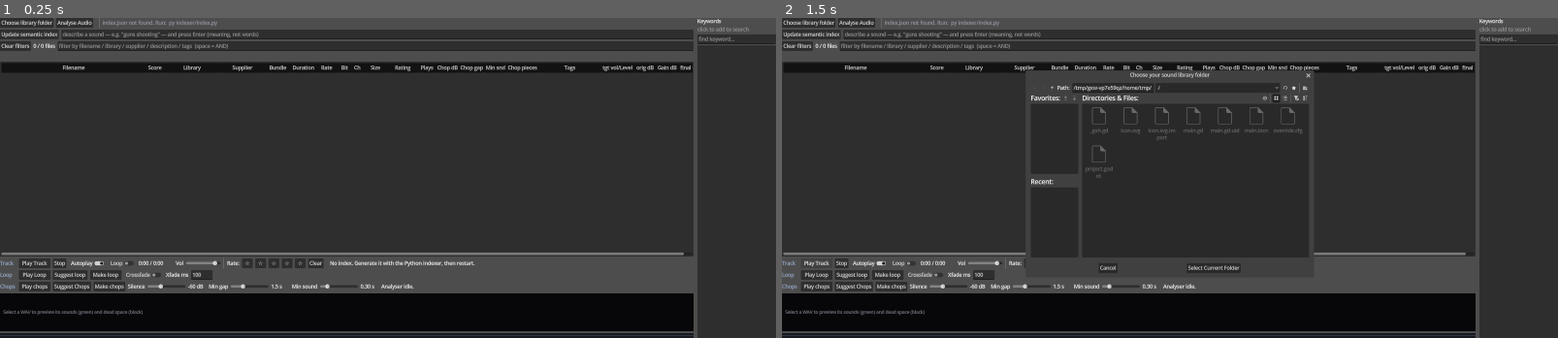
Above: before the commit, frames 1-2 (left to right).
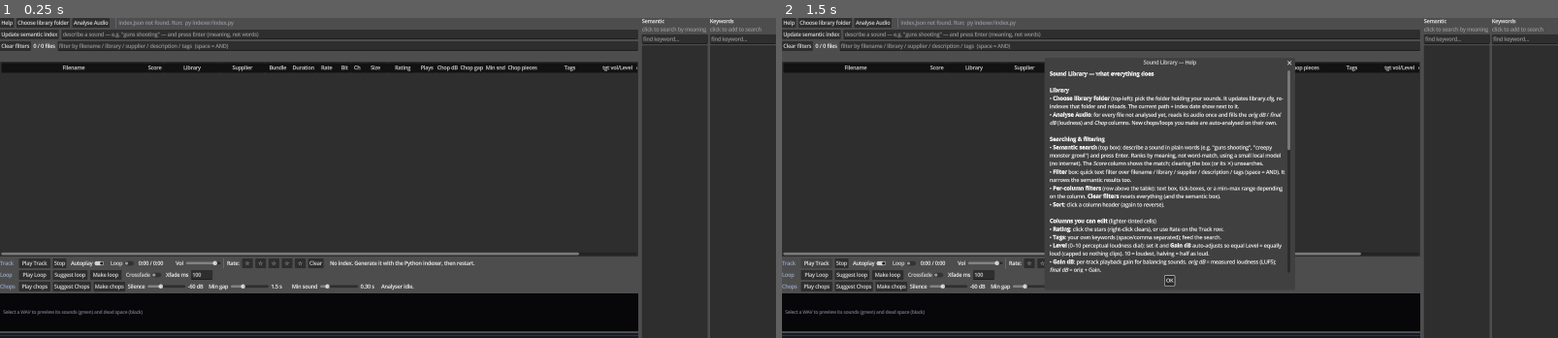
Above: after the commit, the same moments.

Repository: benedictcarter/sound_lib
Game: Godot game, scene res://main.tscn
Same seed, same stepped clock (60 frames per second), same inputs: the game is played once before the commit and once after it.
Inputs (mouse positions are in pixels of both pictures, inside the frame that each line leads up to):
- Up to frame 1 (0.25 s): no input
- Up to frame 2 (1.5 s): click (789, 24) at 0.5 s, where only the run after the commit has a clickable "Help"; click "Play Track" at 1.25 s

The runs differ from the first frame. In frame 1, 3.7% of the frame differs, in the area x 0-99%, y 0-100%; in frame 2, 11%.

Commit message:
Add Help button (full feature guide) + a 'Semantic' keyword panel
- 'Help' button, top-left (shifts Choose library folder right): opens a scrollable
  AcceptDialog with a bbcode RichTextLabel describing every part of the app.
- New 'Semantic' keyword panel to the LEFT of Keywords, same style: same mined
  tokens, but clicking one runs a meaning-based (semantic) search instead of the
  text quick-filter. Both panels sit in an HBox as the right column; populated
  together in _build_keywords.

Co-Authored-By: Claude Opus 4.8 <noreply@anthropic.com>

Diff:
--- a/app/main.gd
+++ b/app/main.gd
@@ -71,6 +71,52 @@
 	"final": true, "take": true, "ver": true, "version": true,
 }
 const KW_MAX_SHOWN := 500   # cap rows in the panel for responsiveness
+
+const HELP_TEXT := "[b]Sound Library — what everything does[/b]
+
+[b]Library[/b]
+• [b]Choose library folder[/b] (top-left): pick the folder holding your sounds. It updates library.cfg, re-indexes that folder and reloads. The current path + index date show next to it.
+• [b]Analyse Audio[/b]: for every file not analysed yet, reads its audio once and fills the [i]orig dB[/i] / [i]final dB[/i] (loudness) and [i]Chop[/i] columns. New chops/loops you make are auto-analysed on their own.
+
+[b]Searching & filtering[/b]
+• [b]Semantic search[/b] (top box): describe a sound in plain words (e.g. \"guns shooting\", \"creepy monster growl\") and press Enter. Ranks by meaning, not word-match, using a small local model (no internet). The [i]Score[/i] column shows the match; clearing the box (or its ✕) unsearches.
+• [b]Filter[/b] box: quick text filter over filename / library / supplier / description / tags (space = AND). It narrows the semantic results too.
+• [b]Per-column filters[/b] (row above the table): text box, tick-boxes, or a min–max range depending on the column. [b]Clear filters[/b] resets everything (and the semantic box).
+• [b]Sort[/b]: click a column header (again to reverse).
+
+[b]Columns you can edit[/b] (lighter-tinted cells)
+• [b]Rating[/b]: click the stars (right-click clears), or use Rate on the Track row.
+• [b]Tags[/b]: your own keywords (space/comma separated); feed the search.
+• [b]Level[/b] (0–10 perceptual loudness dial): set it and [b]Gain dB[/b] auto-adjusts so equal Level = equally loud (capped so nothing clips). 10 ≈ loudest, halving = half as loud.
+• [b]Gain dB[/b]: per-track playback gain for balancing sounds. [i]orig dB[/i] = measured loudness (LUFS); [i]final dB[/i] = orig + Gain.
+• [b]Chop dB / gap / Min snd[/b]: the three detector knobs per file.
+[i]Spreadsheet editing:[/i] drag to select a range, Shift/Ctrl to extend, Ctrl+C / Ctrl+V, Del to clear, or just start typing to overwrite the selection.
+
+[b]Playing (Track row)[/b]
+• [b]Play Track[/b] / [b]Stop[/b], [b]Autoplay[/b] (play on select), [b]Loop[/b] (seamless), [b]Vol[/b]. [b]Space[/b] toggles play/pause anywhere (except while typing). MP3s play directly; other formats decode to WAV on demand.
+
+[b]Visualiser (bottom)[/b]
+Click a row to auto-analyse and see it. Kept sound = [b]green[/b], removed = grey, chop boundaries = blue, threshold = orange line. Height is perceptual (each 10 dB halves it).
+• [b]Left-drag[/b] = select a region. [b]Right-drag[/b] = set the height (threshold) and return to auto-detect. Seek on the thin strip below.
+
+[b]Loop row[/b]
+• [b]Suggest loop[/b]: auto-picks a good seamless-loop region (whole cycles for rhythmic sounds, steady sustain for textures) and auditions it.
+• [b]Crossfade[/b] + [b]Xfade ms[/b]: preview the region as a seamless crossfaded loop in memory (nothing written). [b]Play Loop[/b] auditions it.
+• [b]Make loop[/b]: bakes it to name_loop.wav next to the original (original kept).
+
+[b]Chops row[/b]
+• [b]Suggest Chops[/b]: sets the threshold from the file's loudness. Tune [b]Silence / Min gap / Min sound[/b].
+• [b]Play chops[/b]: auditions the pieces with gaps. [b]Make chops[/b]: writes each piece as name_chopped_NNN.wav (original kept).
+
+[b]Right-click a row[/b]
+Open folder · Copy path · Suggest loop / chops (audition) · Make loop / chops · Convert to WAV · Delete.
+
+[b]Delete[/b]
+Select rows and press [b]Del[/b] (or right-click → Delete) → confirm → moves them to the Recycle Bin (recoverable).
+
+[b]Side panels[/b]
+• [b]Semantic[/b]: click a keyword to search by meaning.
+• [b]Keywords[/b]: click a keyword to add it to the text filter. The count = number of libraries it appears in."
 const KW_MIN_LEN := 2       # ignore 1-char tokens
 
 # Default column widths (indices match COL_*). Columns are resizable at runtime.
@@ -515,6 +561,10 @@
 var _kw_list: ItemList
 var _kw_filter: LineEdit
 var _kw_header: Label
+var _skw_list: ItemList                 # "Semantic" keyword panel (click -> semantic search)
+var _skw_filter: LineEdit
+var _skw_header: Label
+var _help_dialog: AcceptDialog
 var _keywords: Array = []   # [ [token, library_count], ... ] sorted desc
 
 # player
@@ -701,13 +751,23 @@
 	root.size_flags_vertical = Control.SIZE_EXPAND_FILL
 	root.add_theme_constant_override("separation", 6)
 	outer.add_child(root)
-	outer.add_child(_build_keyword_panel())        # right column, full height
+	var rightbox := HBoxContainer.new()            # right column: Semantic + Keywords
+	rightbox.add_theme_constant_override("separation", 6)
+	rightbox.add_child(_build_semantic_keyword_panel())
+	rightbox.add_child(_build_keyword_panel())
+	outer.add_child(rightbox)
 	outer.set_deferred("split_offset", 5000)       # left takes the slack
 
 	# --- toolbar row: library folder (top-left) + path ------------------
 	var barlib := HBoxContainer.new()
 	barlib.add_theme_constant_override("separation", 8)
 	root.add_child(barlib)
+
+	var helpbtn := Button.new()
+	helpbtn.text = "Help"
+	helpbtn.tooltip_text = "What every part of the app does."
+	helpbtn.pressed.connect(_show_help)
+	barlib.add_child(helpbtn)
 
 	var libbtn := Button.new()
 	libbtn.text = "Choose library folder"
@@ -1191,9 +1251,85 @@
 	return true
 
 
+# The "Semantic" keyword panel: same style as Keywords, but clicking a token runs
+# a MEANING-based search (into the semantic box) instead of a text quick-filter.
+func _build_semantic_keyword_panel() -> Control:
+	var panel := VBoxContainer.new()
+	panel.custom_minimum_size = Vector2(210, 0)
+	panel.add_theme_constant_override("separation", 4)
+
+	_skw_header = Label.new()
+	_skw_header.text = "Semantic"
+	panel.add_child(_skw_header)
+
+	var hint := Label.new()
+	hint.text = "click to search by meaning"
+	hint.add_theme_color_override("font_color", Color(0.6, 0.6, 0.6))
+	panel.add_child(hint)
+
+	_skw_filter = LineEdit.new()
+	_skw_filter.placeholder_text = "find keyword..."
+	_skw_filter.clear_button_enabled = true
+	_skw_filter.text_changed.connect(func(_t): _populate_semantic_keyword_list())
+	panel.add_child(_skw_filter)
+
+	_skw_list = ItemList.new()
+	_skw_list.size_flags_vertical = Control.SIZE_EXPAND_FILL
+	_skw_list.size_flags_horizontal = Control.SIZE_EXPAND_FILL
+	_skw_list.item_clicked.connect(_on_semantic_keyword_clicked)
+	panel.add_child(_skw_list)
+	return panel
+
+
+func _populate_semantic_keyword_list() -> void:
+	if _skw_list == null:
+		return
+	var filt := _skw_filter.text.strip_edges().to_lower()
+	_skw_list.clear()
+	var shown := 0
+	for pair in _keywords:
+		var token: String = pair[0]
+		if filt != "" and not token.contains(filt):
+			continue
+		var idx := _skw_list.add_item("%s  (%d)" % [token, pair[1]])
+		_skw_list.set_item_metadata(idx, token)
+		shown += 1
+		if shown >= KW_MAX_SHOWN:
+			break
+	_skw_header.text = "Semantic (%d)" % _keywords.size()
+
+
+func _on_semantic_keyword_clicked(index: int, _at: Vector2, _mouse_btn: int) -> void:
+	var token := String(_skw_list.get_item_metadata(index))
+	_sem_edit.text = token                          # show it in the semantic box
+	_run_semantic(token)                            # meaning-based search
+
+
+func _show_help() -> void:
+	if _help_dialog == null:
+		_help_dialog = AcceptDialog.new()
+		_help_dialog.title = "Sound Library — Help"
+		_help_dialog.min_size = Vector2i(780, 700)
+		var scroll := ScrollContainer.new()
+		scroll.custom_minimum_size = Vector2(740, 620)
+		scroll.size_flags_horizontal = Control.SIZE_EXPAND_FILL
+		scroll.size_flags_vertical = Control.SIZE_EXPAND_FILL
+		var rt := RichTextLabel.new()
+		rt.bbcode_enabled = true
+		rt.fit_content = true
+		rt.custom_minimum_size = Vector2(716, 0)
+		rt.size_flags_horizontal = Control.SIZE_EXPAND_FILL
+		rt.add_theme_constant_override("line_separation", 3)
+		rt.text = HELP_TEXT
+		scroll.add_child(rt)
+		_help_dialog.add_child(scroll)
+		add_child(_help_dialog)
+	_help_dialog.popup_centered()
+
+
 func _build_keyword_panel() -> Control:
 	var panel := VBoxContainer.new()
-	panel.custom_minimum_size = Vector2(250, 0)
+	panel.custom_minimum_size = Vector2(210, 0)
 	panel.add_theme_constant_override("separation", 4)
 
 	_kw_header = Label.new()
@@ -1533,6 +1669,7 @@
 		return a[0].naturalnocasecmp_to(b[0]) < 0
 	)
 	_populate_keyword_list()
+	_populate_semantic_keyword_list()
 
 
 func _populate_keyword_list() -> void:
